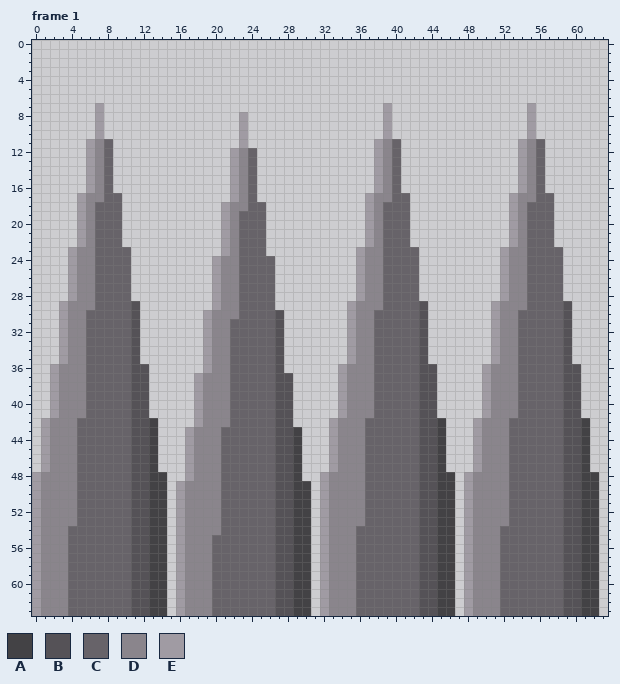
Edited in one commit: pixel-art file (oscourge_pixelart/Sprites/aseprite_files/spikes.aseprite). The picture above is the old version.
64x64 pixels, 1 frame. Shown: frame 1. The commit also changed other frames, which this record leaves out.
Palette (. is transparent): A #434245  B #555257  C #676369  D #8a858c  E #a09ba3
Pixels before, frame 1 (only the part around the change), first column x 0:
 4 ................................................................
 5 ................................................................
 6 ................................................................
 7 .......E...............................E...............E........
 8 .......E...............E...............E...............E........
 9 .......E...............E...............E...............E........
10 .......E...............E...............E...............E........
11 ......EDC..............E..............EDC.............EDC.......
12 ......EDC.............EDC.............EDC.............EDC.......
13 ......EDC.............EDC.............EDC.............EDC.......
14 ......EDC.............EDC.............EDC.............EDC.......
15 ......EDC.............EDC.............EDC.............EDC.......
16 ......EDC.............EDC.............EDC.............EDC.......
17 .....EDDCC............EDC............EDDCC...........EDDCC......
18 .....EDCCC...........EDDCC...........EDCCC...........EDCCC......
19 .....EDCCC...........EDCCC...........EDCCC...........EDCCC......
20 .....EDCCC...........EDCCC...........EDCCC...........EDCCC......
21 .....EDCCC...........EDCCC...........EDCCC...........EDCCC......
22 .....EDCCC...........EDCCC...........EDCCC...........EDCCC......
23 ....EDDCCCC..........EDCCC..........EDDCCCC.........EDDCCCC.....
24 ....EDDCCCC.........EDDCCCC.........EDDCCCC.........EDDCCCC.....
25 ....EDDCCCC.........EDDCCCC.........EDDCCCC.........EDDCCCC.....
26 ....EDDCCCC.........EDDCCCC.........EDDCCCC.........EDDCCCC.....
27 ....EDDCCCC.........EDDCCCC.........EDDCCCC.........EDDCCCC.....
28 ....EDDCCCC.........EDDCCCC.........EDDCCCC.........EDDCCCC.....
29 ...EDDDCCCCB........EDDCCCC........EDDDCCCCB.......EDDDCCCCB....
30 ...EDDCCCCCB.......EDDDCCCCB.......EDDCCCCCB.......EDDCCCCCB....
31 ...EDDCCCCCB.......EDDCCCCCB.......EDDCCCCCB.......EDDCCCCCB....
32 ...EDDCCCCCB.......EDDCCCCCB.......EDDCCCCCB.......EDDCCCCCB....
33 ...EDDCCCCCB.......EDDCCCCCB.......EDDCCCCCB.......EDDCCCCCB....
34 ...EDDCCCCCB.......EDDCCCCCB.......EDDCCCCCB.......EDDCCCCCB....
35 ...EDDCCCCCB.......EDDCCCCCB.......EDDCCCCCB.......EDDCCCCCB....
36 ..EDDDCCCCCBB......EDDCCCCCB......EDDDCCCCCBB.....EDDDCCCCCBB...
37 ..EDDDCCCCCBB.....EDDDCCCCCBB.....EDDDCCCCCBB.....EDDDCCCCCBB...
38 ..EDDDCCCCCBB.....EDDDCCCCCBB.....EDDDCCCCCBB.....EDDDCCCCCBB...
39 ..EDDDCCCCCBB.....EDDDCCCCCBB.....EDDDCCCCCBB.....EDDDCCCCCBB...
40 ..EDDDCCCCCBB.....EDDDCCCCCBB.....EDDDCCCCCBB.....EDDDCCCCCBB...
41 ..EDDDCCCCCBB.....EDDDCCCCCBB.....EDDDCCCCCBB.....EDDDCCCCCBB...
42 .EDDDCCCCCCBBA....EDDDCCCCCBB....EDDDCCCCCCBBA...EDDDCCCCCCBBA..
43 .EDDDCCCCCCBBA...EDDDCCCCCCBBA...EDDDCCCCCCBBA...EDDDCCCCCCBBA..
44 .EDDDCCCCCCBBA...EDDDCCCCCCBBA...EDDDCCCCCCBBA...EDDDCCCCCCBBA..
45 .EDDDCCCCCCBBA...EDDDCCCCCCBBA...EDDDCCCCCCBBA...EDDDCCCCCCBBA..
46 .EDDDCCCCCCBBA...EDDDCCCCCCBBA...EDDDCCCCCCBBA...EDDDCCCCCCBBA..
47 .EDDDCCCCCCBBA...EDDDCCCCCCBBA...EDDDCCCCCCBBA...EDDDCCCCCCBBA..
48 EDDDDCCCCCCBBAA..EDDDCCCCCCBBA..EDDDDCCCCCCBBAA.EDDDDCCCCCCBBAA.
49 EDDDDCCCCCCBBAA.EDDDDCCCCCCBBAA.EDDDDCCCCCCBBAA.EDDDDCCCCCCBBAA.
50 EDDDDCCCCCCBBAA.EDDDDCCCCCCBBAA.EDDDDCCCCCCBBAA.EDDDDCCCCCCBBAA.
51 EDDDDCCCCCCBBAA.EDDDDCCCCCCBBAA.EDDDDCCCCCCBBAA.EDDDDCCCCCCBBAA.
52 EDDDDCCCCCCBBAA.EDDDDCCCCCCBBAA.EDDDDCCCCCCBBAA.EDDDDCCCCCCBBAA.
53 EDDDDCCCCCCBBAA.EDDDDCCCCCCBBAA.EDDDDCCCCCCBBAA.EDDDDCCCCCCBBAA.
54 EDDDCCCCCCCBBAA.EDDDDCCCCCCBBAA.EDDDCCCCCCCBBAA.EDDDCCCCCCCBBAA.
55 EDDDCCCCCCCBBAA.EDDDCCCCCCCBBAA.EDDDCCCCCCCBBAA.EDDDCCCCCCCBBAA.
56 EDDDCCCCCCCBBAA.EDDDCCCCCCCBBAA.EDDDCCCCCCCBBAA.EDDDCCCCCCCBBAA.
57 EDDDCCCCCCCBBAA.EDDDCCCCCCCBBAA.EDDDCCCCCCCBBAA.EDDDCCCCCCCBBAA.
58 EDDDCCCCCCCBBAA.EDDDCCCCCCCBBAA.EDDDCCCCCCCBBAA.EDDDCCCCCCCBBAA.
59 EDDDCCCCCCCBBAA.EDDDCCCCCCCBBAA.EDDDCCCCCCCBBAA.EDDDCCCCCCCBBAA.
60 EDDDCCCCCCCBBAA.EDDDCCCCCCCBBAA.EDDDCCCCCCCBBAA.EDDDCCCCCCCBBAA.
The same view after the edit:
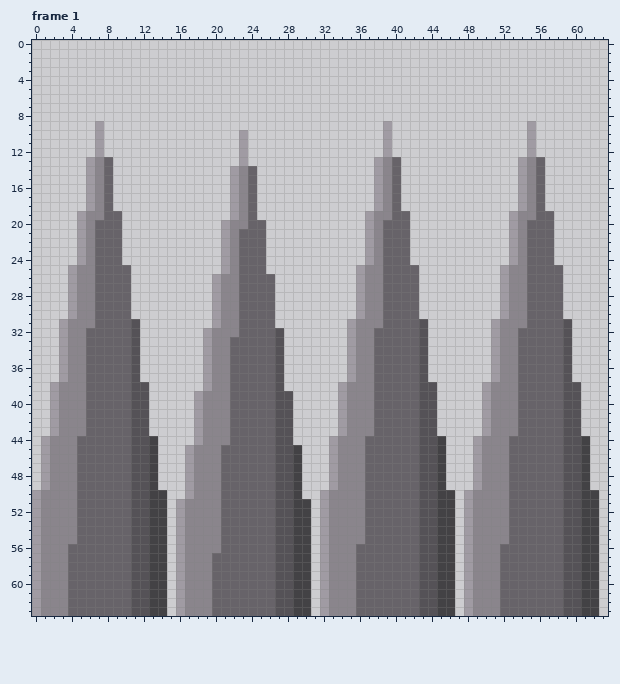
Message: Adding spikes anim and improving level 2
The edit:
Frame 1, layer "Layer 1":
Colour C gives way to colour D in row 18 at x 7, 39 and 55; in row 19 at x 7, 23, 39 and 55; in row 20 at x 23; in row 30 at x 6, 38 and 54; in row 31 at x 6, 22, 38 and 54; in row 32 at x 22.
Colour C gives way to colour D in row 42 at x 5, 37 and 53; in row 43 at x 5, 21, 37 and 53; in row 44 at x 21; in row 54 at x 4, 36 and 52; in row 55 at x 4, 20, 36 and 52; in row 56 at x 20.
Colour D gives way to colour E in row 11 at x 7, 39 and 55; in row 12 at x 7, 23, 39 and 55; in row 13 at x 23; in row 17 at x 6, 38 and 54; in row 18 at x 6, 22, 38 and 54; in row 19 at x 22.
Colour D gives way to colour E in row 23 at x 5, 37 and 53; in row 24 at x 5, 21, 37 and 53; in row 25 at x 21; in row 29 at x 4, 36 and 52; in row 30 at x 4, 20, 36 and 52; in row 31 at x 20.
Colour D gives way to colour E in row 36 at x 3, 35 and 51; in row 37 at x 3, 19, 35 and 51; in row 38 at x 19; in row 42 at x 2, 34 and 50; in row 43 at x 2, 18, 34 and 50; in row 44 at x 18.
Colour D gives way to colour E in row 48 at x 1, 33 and 49; in row 49 at x 1, 17, 33 and 49; in row 50 at x 17.
Colour A is gone in row 42 at x 13, 45 and 61; in row 43 at x 13, 29, 45 and 61; in row 44 at x 29; in row 48 at x 14, 46 and 62; in row 49 at x 14, 30, 46 and 62; in row 50 at x 30.
Colour B is gone in row 29 at x 11, 43 and 59; in row 30 at x 11, 27, 43 and 59; in row 31 at x 27; in row 36 at x 12, 44 and 60; in row 37 at x 12, 28, 44 and 60; in row 38 at x 28.
Colour C is gone in row 11 at x 8, 40 and 56; in row 12 at x 8, 24, 40 and 56; in row 13 at x 24; in row 17 at x 9, 41 and 57; in row 18 at x 9, 25, 41 and 57; in row 19 at x 25.
Colour C is gone in row 23 at x 10, 42 and 58; in row 24 at x 10, 26, 42 and 58; in row 25 at x 26.
Colour E is gone in row 7 at x 7, 39 and 55; in row 8 at x 7, 23, 39 and 55; in row 9 at x 23; in row 11 at x 6, 38 and 54; in row 12 at x 6, 22, 38 and 54; in row 13 at x 22.
Colour E is gone in row 17 at x 5, 37 and 53; in row 18 at x 5, 21, 37 and 53; in row 19 at x 21; in row 23 at x 4, 36 and 52; in row 24 at x 4, 20, 36 and 52; in row 25 at x 20.
Colour E is gone in row 29 at x 3, 35 and 51; in row 30 at x 3, 19, 35 and 51; in row 31 at x 19; in row 36 at x 2, 34 and 50; in row 37 at x 2, 18, 34 and 50; in row 38 at x 18.
Colour E is gone in row 42 at x 1, 33 and 49; in row 43 at x 1, 17, 33 and 49; in row 44 at x 17; in row 48 at x 0, 32 and 48; in row 49 at x 0, 16, 32 and 48; in row 50 at x 16.
